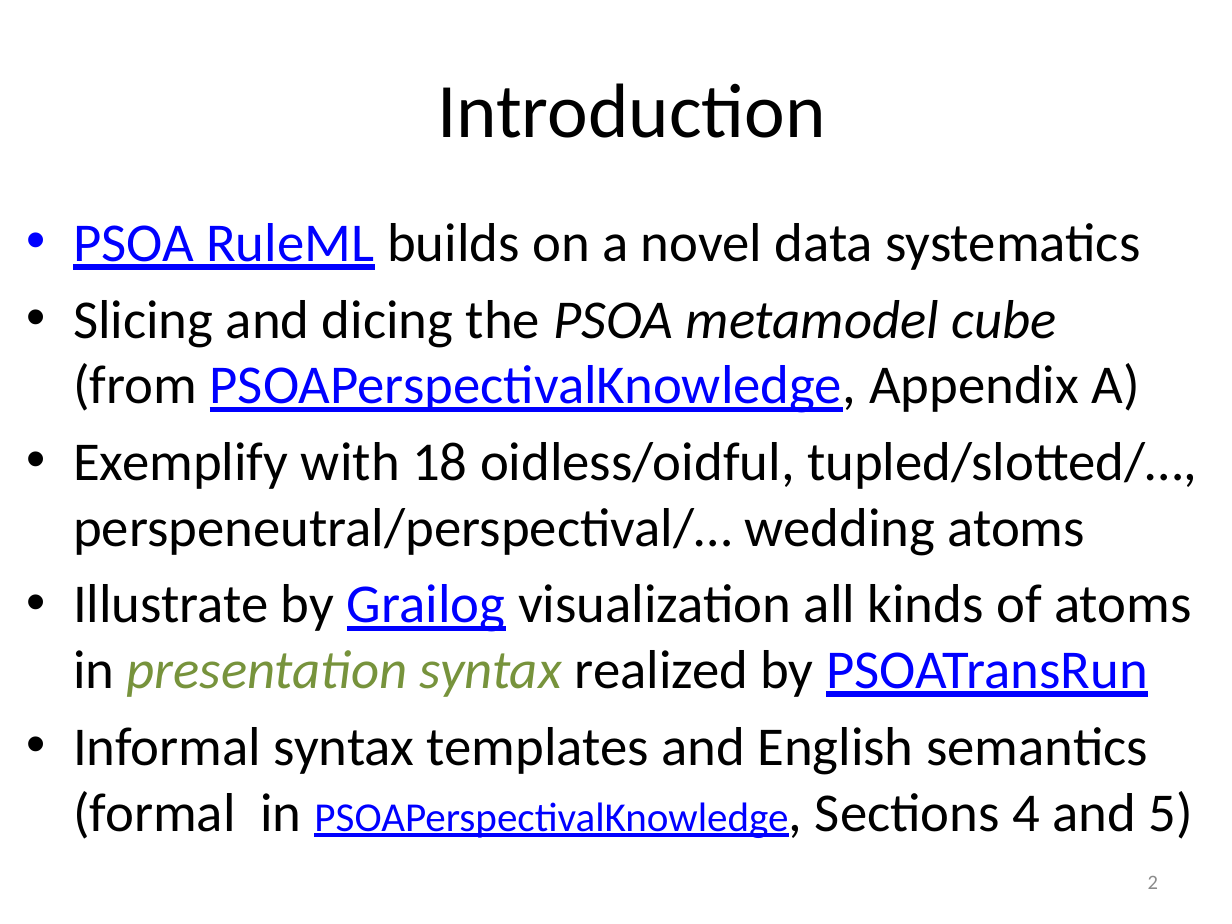
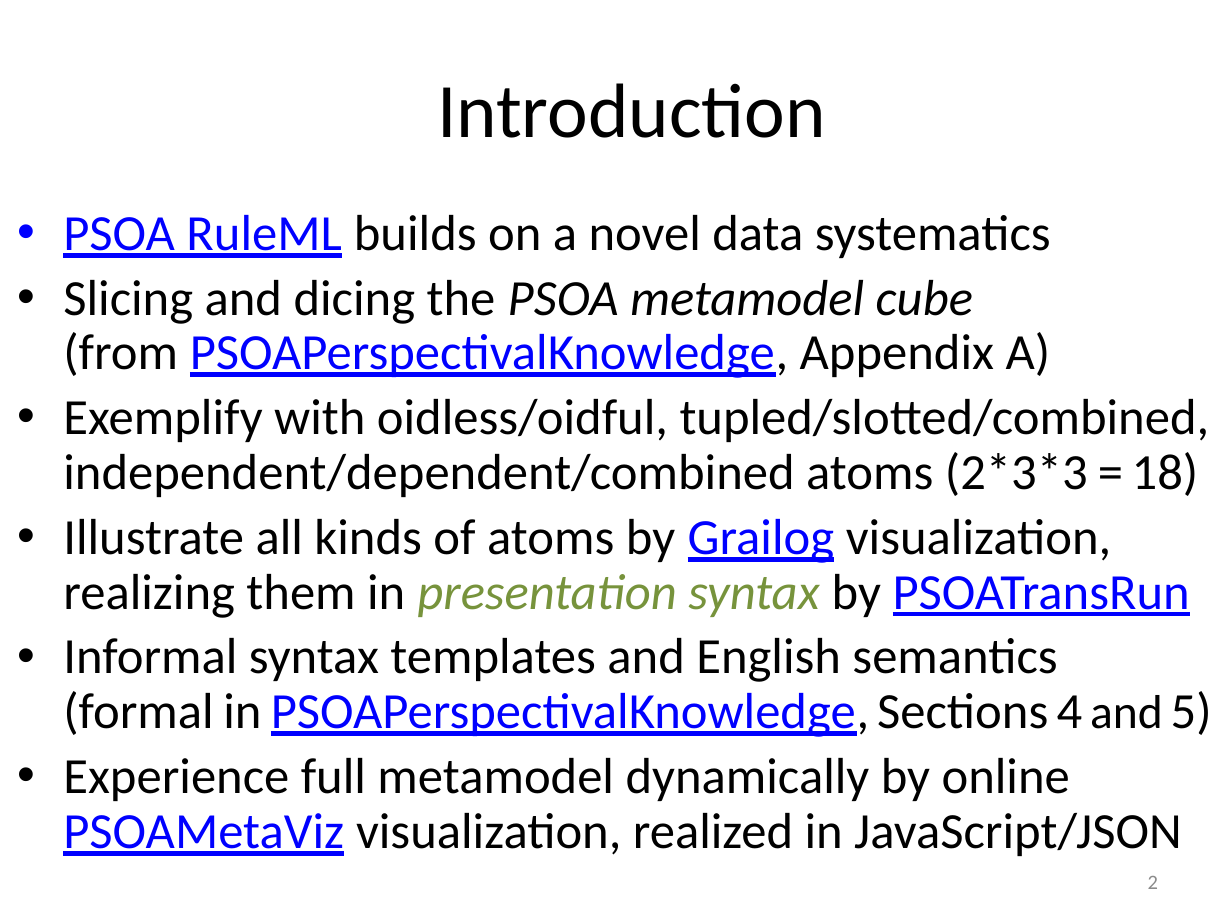
Before and after one commit to RuleML/ruleml-website, a slide deck: slide 2 of talks/PSOAMetamodelGrailogWedding.pptx. Drawn at 1232x924 pixels with LibreOffice and Linux fonts; fonts in the diff are those of the drawing. Boxes give left, top, right and bottom in pixels: in the first picture for what was removed or moved away, otherwise in the second. Text is boxed around its words. In the diff, an @@ line names an element or a change of style, - is before the commit and + after.

```diff
--- a/talks/PSOAMetamodelGrailogWedding.pptx
+++ b/talks/PSOAMetamodelGrailogWedding.pptx
@@ text "PSOA RuleML builds on a ...": place and size @@
-text "PSOA RuleML builds on a ..." at [73, 223, 1197, 839]
+text "PSOA RuleML builds on a ..." at [63, 215, 1212, 856]
@@ text at [63, 215, 1212, 737]: size 32 to 29.6 pt in "PSOA RuleML builds on a novel data ...", "Slicing and dicing the PSOA metamodel cube ...", "Informal syntax templates and English semantics (formal ..."; size 24 to 29.6 pt in "PSOAPerspectivalKnowledge,"; size 32 to 27.8 pt in "and"; line spacing 1 to 0.9 @@
@@ text at [63, 399, 1210, 618]: text changed; size 32 to 29.6 pt @@
-• Exemplify with 18 oidless/oidful, tupled/slotted/…, perspeneutral/perspectival/… wedding atoms
-• Illustrate by Grailog visualization all kinds of atoms
-  in presentation syntax realized by PSOATransRun
+• Exemplify with oidless/oidful, tupled/slotted/combined, independent/dependent/combined atoms (2*3*3 = 18)
+• Illustrate all kinds of atoms by Grailog visualization,
+  realizing them in presentation syntax by PSOATransRun
@@ text at [63, 758, 1182, 856]: paragraph added @@
+• Experience full metamodel dynamically by online PSOAMetaViz visualization, realized in JavaScript/JSON
```
Also in this commit, not shown: 15 other slides changed, 1 other file.
